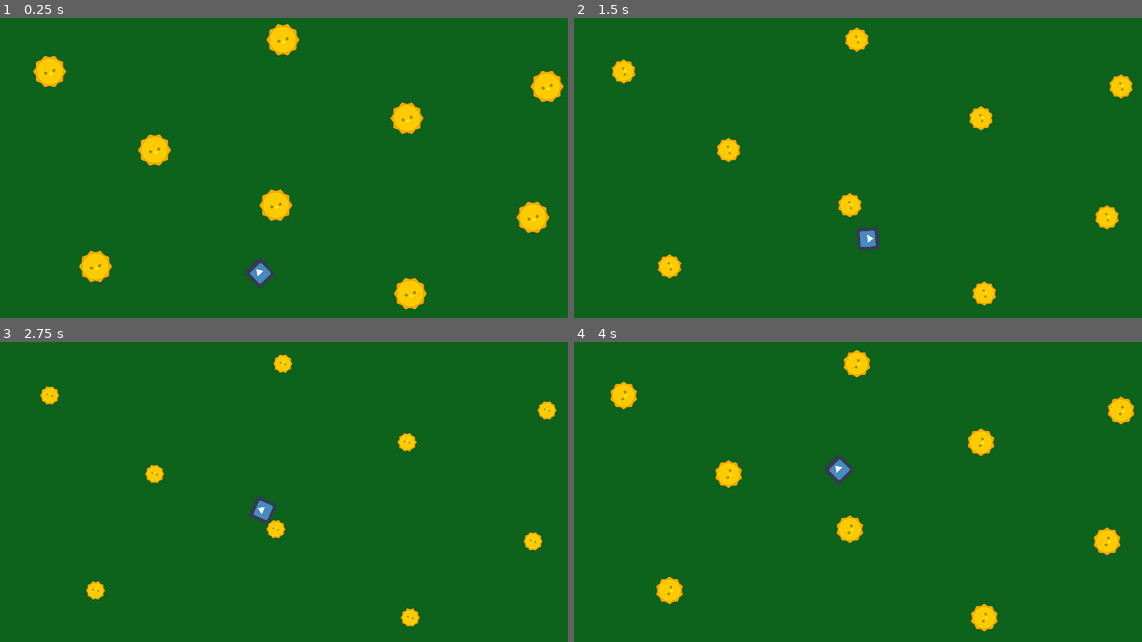
Above: before the commit, frames 1-4 (two rows, left to right).
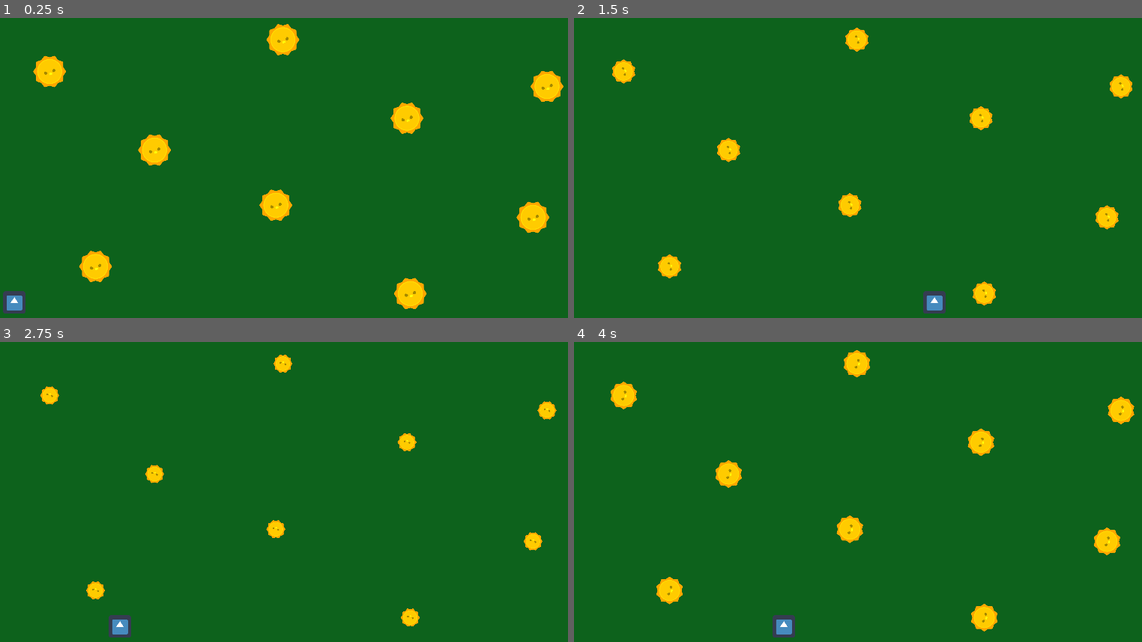
Above: after the commit, the same moments.

Repository: Szczocik/Pollinations_bee
Game: Godot game, scene res://World.tscn
Two runs of this game, one before a commit and one after it. Both use one fixed random seed, a clock stepped at 60 frames per second and the inputs below. The engine's default icon, where the game draws it, is replaced by a stand-in: a white triangle on a blue panel in a dark square.
Inputs (mouse positions are in pixels of both pictures, inside the frame that each line leads up to):
- Up to frame 1 (0.25 s): no input
- Up to frame 2 (1.5 s): move the mouse to (840, 243) at 0.52 s; move the mouse to (1051, 225) at 1.27 s
- Up to frame 3 (2.75 s): move the mouse to (119, 447) at 2.02 s
- Up to frame 4 (4 s): move the mouse to (903, 498) at 2.77 s; move the mouse to (784, 414) at 3.52 s

The runs differ from the first frame. In frame 1, 0.6% of the frame differs, in the area x 0-49%, y 80-99%; in frame 2, 0.6%; in frame 3, 0.6%; in frame 4, 0.6%, in the area x 34-50%, y 37-99%.

Commit message:
bee move

Diff:
--- a/Player.gd
+++ b/Player.gd
@@ -1,25 +1,22 @@
 extends KinematicBody2D
 
-export (int) var min_move_speed = 100
-export (int) var max_move_speed = 350
-export (int) var stop_distance = 20
+export (int) var speed = 200
 
 
-func _process(_delta):
-	_look_at_mouse()
-	_move_to_mouse()
+func _physics_process(delta):
+	process_mouse()
 
 
-func _look_at_mouse():
-	look_at(get_global_mouse_position())
-	rotation_degrees = rotation_degrees + 90
-
-func _move_to_mouse():
-	if position.distance_to(get_global_mouse_position()) > stop_distance:
-		var direction = get_global_mouse_position() - position
-		var normalized_direction = direction.normalized()
-		var direction_distance = direction.length()
-		move_and_slide(normalized_direction * max(min_move_speed,min(max_move_speed, direction_distance)))
+func process_mouse():
+	var target = get_viewport().get_mouse_position().x
+	var bee_width = get_node("CollisionShape2D").shape.extents.x
+	var viewport_width = get_viewport().size.x
+	if position.x < target:
+		if not test_move(Transform2D(transform), Vector2(1,0)):
+			position.x = min(target, viewport_width - bee_width)
+	elif position.x > target:
+		if not test_move(Transform2D(transform), Vector2(-1,0)):
+			position.x = max(target, bee_width)
 
 
 func move_to_flouer():
--- a/Player.tscn
+++ b/Player.tscn
@@ -12,7 +12,6 @@
 __meta__ = {
 "_edit_group_": true
 }
-stop_distance = 24
 
 [node name="Bee" type="Sprite" parent="."]
 texture = ExtResource( 1 )
--- a/World.tscn
+++ b/World.tscn
@@ -86,5 +86,7 @@
 [node name="MusicReset" type="Timer" parent="."]
 wait_time = 7.0
 
+[node name="Area2D" type="Area2D" parent="."]
+
 [connection signal="timeout" from="MusicTimer" to="." method="_on_MusicTimer_timeout"]
 [connection signal="timeout" from="MusicReset" to="." method="_on_MusicReset_timeout"]
